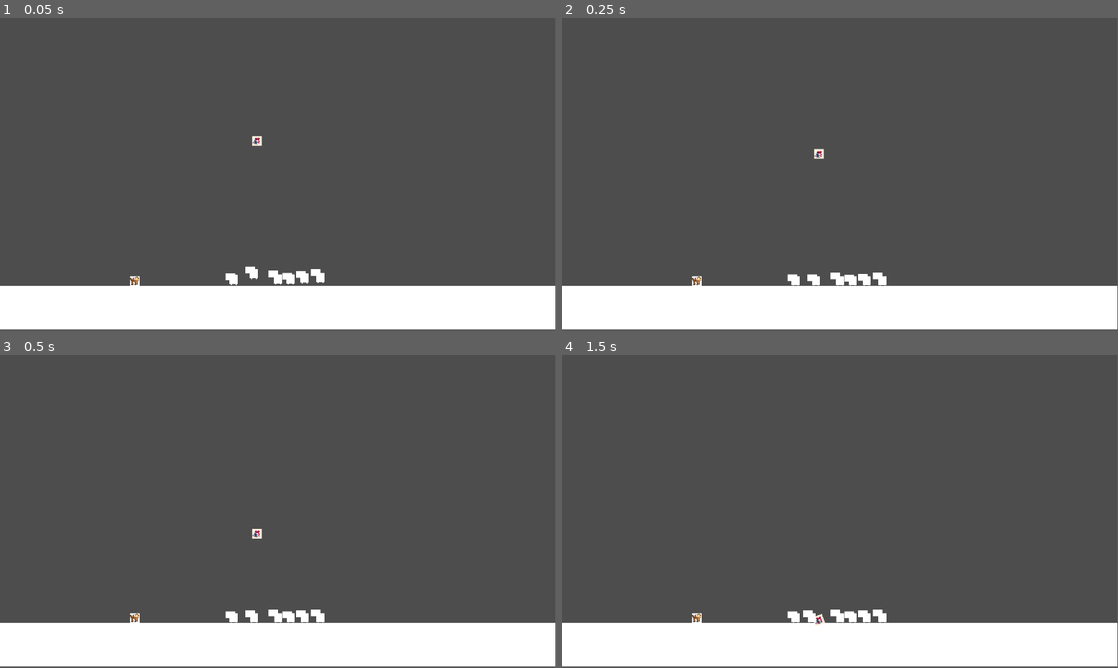
Above: before the commit, frames 1-4 (two rows, left to right).
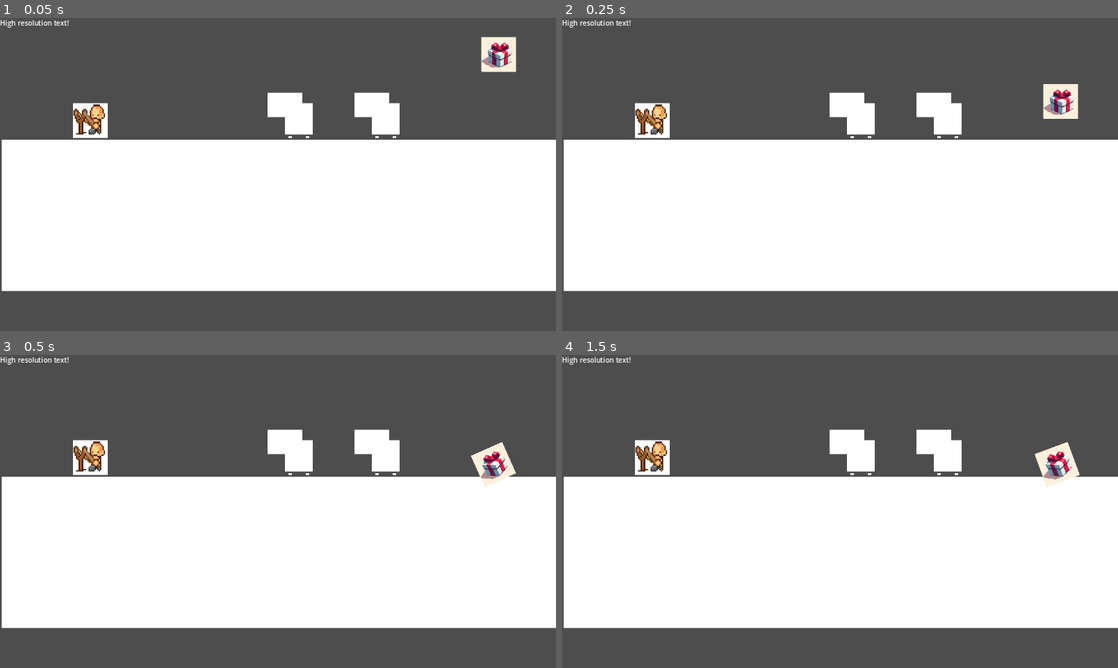
Above: after the commit, the same moments.

Repository: tiagobonetti/scaling-up
Game: Godot game, scene res://Scenes/Levels/Stage.tscn
The game is run twice, just before and just after one commit, with the same random seed, the same clock (stepped at 60 frames per second) and the same inputs.
Inputs (mouse positions are in pixels of both pictures, inside the frame that each line leads up to):
- Up to frame 1 (0.05 s): no input
- Up to frame 2 (0.25 s): no input
- Up to frame 3 (0.5 s): no input
- Up to frame 4 (1.5 s): move the mouse to (695, 617) at 0.52 s; move the mouse to (728, 527) at 1.27 s
The window is 799x449 before the commit and 800x450 after it. Grey fills any space a smaller window leaves; there, only what the larger window draws over its background counts as a difference.

The runs differ from the first frame. In frame 1, 62% of the frame differs, in the area x 0-100%, y 0-100%; in frame 2, 62%; in frame 3, 62%; in frame 4, 62%.

Commit message:
scaling viewport

Diff:
--- a/Scenes/Entities/Product.tscn
+++ b/Scenes/Entities/Product.tscn
@@ -7,6 +7,7 @@
 
 [node name="Product" type="RigidBody2D"]
 mass = 160.58
+continuous_cd = 1
 
 [node name="Sprite2D" type="Sprite2D" parent="."]
 scale = Vector2(0.0195312, 0.0195312)
--- a/Scenes/Levels/Stage.tscn
+++ b/Scenes/Levels/Stage.tscn
@@ -1,5 +1,6 @@
-[gd_scene load_steps=6 format=3 uid="uid://5e0bkqxqc7uf"]
+[gd_scene load_steps=7 format=3 uid="uid://5e0bkqxqc7uf"]
 
+[ext_resource type="Script" path="res://Scripts/viewport.gd" id="1_1q781"]
 [ext_resource type="PackedScene" uid="uid://cpl8fe1144l2g" path="res://Scenes/Entities/Customer.tscn" id="1_l5qhl"]
 [ext_resource type="Texture2D" uid="uid://b1wlxtriobsas" path="res://Textures/empty.png" id="2_ul11c"]
 [ext_resource type="PackedScene" uid="uid://bnokargsmju28" path="res://Scenes/Entities/Product.tscn" id="3_rwt1p"]
@@ -9,51 +10,28 @@
 size = Vector2(1276.5, 87.75)
 
 [node name="stage" type="Node2D"]
+script = ExtResource("1_1q781")
 
 [node name="StaticBody2D" type="StaticBody2D" parent="."]
 
+[node name="Sprite2D" type="Sprite2D" parent="StaticBody2D"]
+position = Vector2(237, 113)
+scale = Vector2(6.2171, 1.0875)
+texture = ExtResource("2_ul11c")
+
 [node name="CollisionShape2D" type="CollisionShape2D" parent="StaticBody2D"]
-visible = false
-position = Vector2(633, 600)
+position = Vector2(639, 113)
 shape = SubResource("RectangleShape2D_ulc13")
 debug_color = Color(0, 0.6, 0.701961, 0.419608)
 
-[node name="Sprite2D" type="Sprite2D" parent="StaticBody2D"]
-position = Vector2(638.5, 601)
-scale = Vector2(16.9342, 1.125)
-texture = ExtResource("2_ul11c")
+[node name="Product" parent="." instance=ExtResource("3_rwt1p")]
+position = Vector2(287, 20)
 
-[node name="Product" parent="." instance=ExtResource("3_rwt1p")]
-position = Vector2(533, 254)
+[node name="Area2D" parent="." instance=ExtResource("4_om0c5")]
+position = Vector2(52, 59)
 
 [node name="Customer" parent="." instance=ExtResource("1_l5qhl")]
-position = Vector2(526, 531)
+position = Vector2(171, 59)
 
-[node name="Customer2" parent="." instance=ExtResource("1_l5qhl")]
-position = Vector2(484, 543)
-scale = Vector2(0.8, 0.8)
-
-[node name="Customer3" parent="." instance=ExtResource("1_l5qhl")]
-position = Vector2(1062, 1056)
-
-[node name="Customer4" parent="." instance=ExtResource("1_l5qhl")]
-position = Vector2(1672, 1506)
-scale = Vector2(1.3, 1.3)
-
-[node name="Customer5" parent="." instance=ExtResource("1_l5qhl")]
-position = Vector2(576, 542)
-scale = Vector2(1.3, 1.3)
-
-[node name="Customer6" parent="." instance=ExtResource("1_l5qhl")]
-position = Vector2(631, 540)
-
-[node name="Customer7" parent="." instance=ExtResource("1_l5qhl")]
-position = Vector2(602, 542)
-scale = Vector2(0.8, 0.8)
-
-[node name="Customer8" parent="." instance=ExtResource("1_l5qhl")]
-position = Vector2(664, 539)
-scale = Vector2(1.3, 1.3)
-
-[node name="Catapult" parent="." instance=ExtResource("4_om0c5")]
-position = Vector2(280, 546)
+[node name="Customer" parent="Customer" instance=ExtResource("1_l5qhl")]
+position = Vector2(50, 0)
--- /dev/null
+++ b/Scripts/viewport.gd
@@ -0,0 +1,46 @@
+extends Node2D
+
+
+const INTERNAL_RESOLUTION: Vector2 = Vector2(320.0, 180.0)
+
+# Called when the node enters the scene tree for the first time.
+func _ready():
+	_dothing.call_deferred()
+
+func _dothing():
+	var root = get_tree().root
+
+	var pixel_viewport = SubViewport.new()
+	pixel_viewport.size = INTERNAL_RESOLUTION
+	pixel_viewport.size_2d_override = INTERNAL_RESOLUTION
+	pixel_viewport.size_2d_override_stretch = true
+	pixel_viewport.snap_2d_transforms_to_pixel = true
+	pixel_viewport.snap_2d_vertices_to_pixel = true
+
+	pixel_viewport.physics_object_picking = true  # Need to forward physics picking!
+	pixel_viewport.canvas_item_default_texture_filter = Viewport.DEFAULT_CANVAS_ITEM_TEXTURE_FILTER_NEAREST
+	pixel_viewport.canvas_item_default_texture_repeat = Viewport.DEFAULT_CANVAS_ITEM_TEXTURE_REPEAT_DISABLED
+
+	var container = SubViewportContainer.new()
+	container.anchor_bottom = 1.0
+	container.anchor_right = 1.0
+	container.stretch = true
+	container.size_flags_horizontal = Control.SIZE_FILL
+	container.size_flags_vertical = Control.SIZE_FILL
+
+	var aspect = AspectRatioContainer.new()
+	aspect.anchor_bottom = 1.0
+	aspect.anchor_right = 1.0
+	aspect.ratio = INTERNAL_RESOLUTION.x / INTERNAL_RESOLUTION.y
+	aspect.size_flags_horizontal = Control.SIZE_EXPAND_FILL
+	aspect.size_flags_vertical = Control.SIZE_EXPAND_FILL
+
+	root.add_child(aspect)
+	aspect.add_child(container)
+	container.add_child(pixel_viewport)
+	var current_scene = get_tree().current_scene
+	current_scene.reparent(pixel_viewport, false)
+
+	var text = Label.new()
+	text.text = "High resolution text!"
+	root.add_child(text)
--- a/project.godot
+++ b/project.godot
@@ -15,6 +15,12 @@
 config/features=PackedStringArray("4.1", "Forward Plus")
 config/icon="res://icon.svg"
 
+[display]
+
+window/size/viewport_width=1280
+window/size/viewport_height=720
+window/stretch/mode="canvas_items"
+
 [input]
 
 ui_press={
